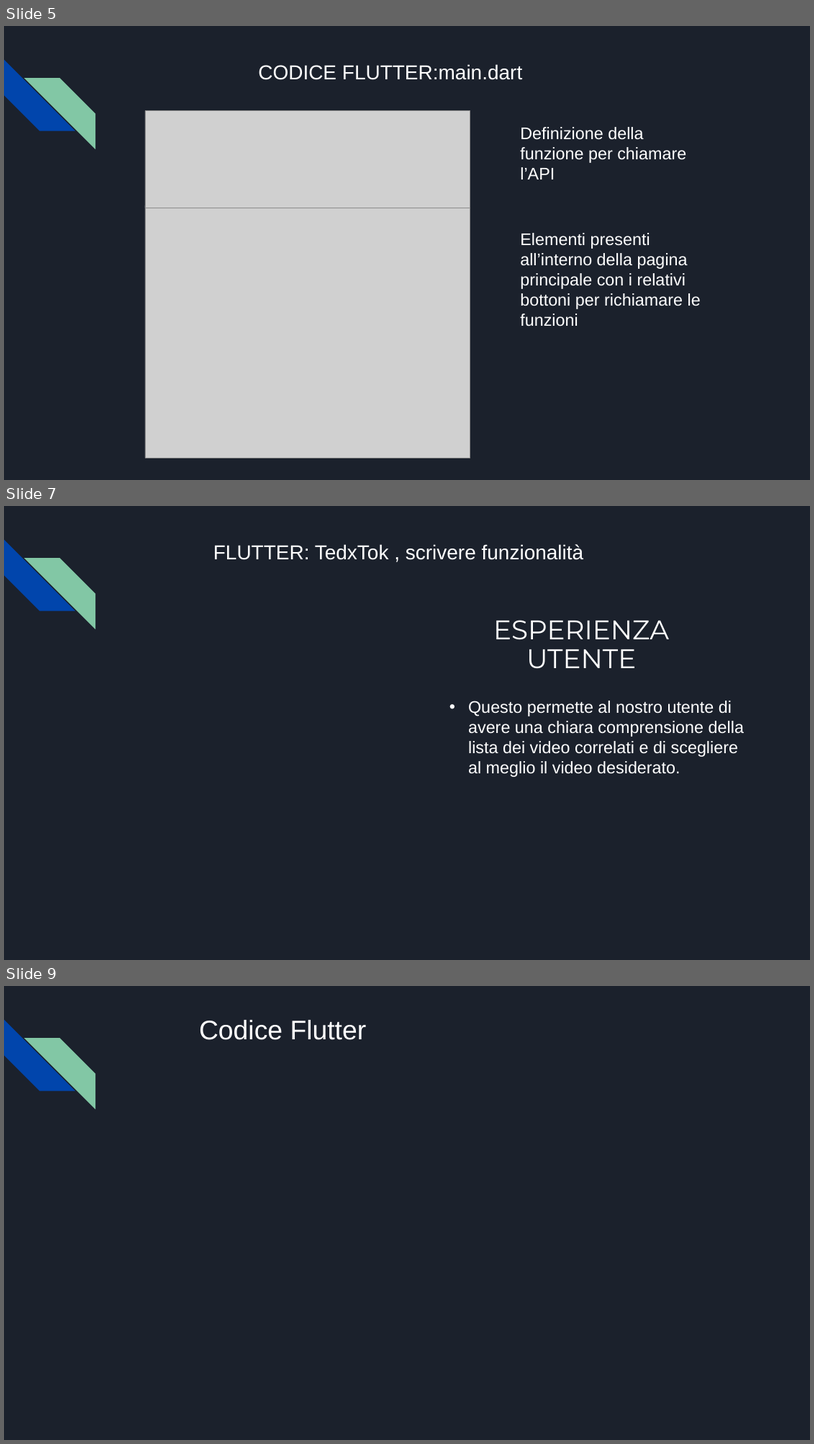
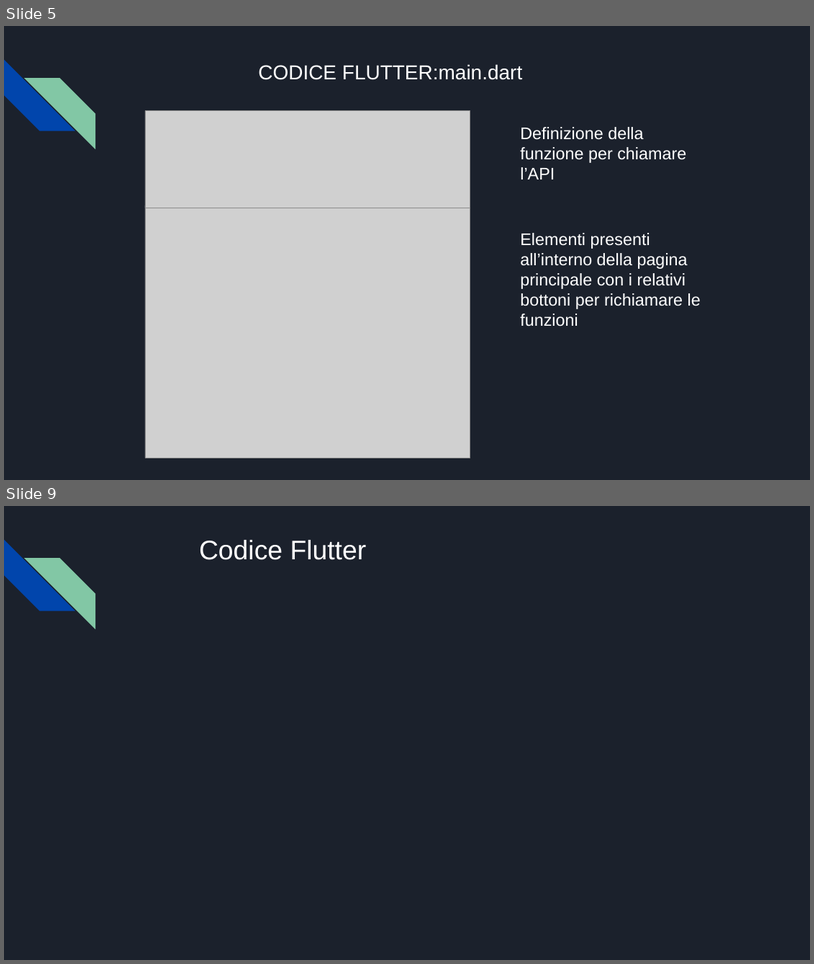
Before and after one commit to Gabriele-Mazzoleni/Progetti_Tec_Cloud_Mobile_2024, a slide deck: Parte 4/Presentazione TedxTok(parte 4).pptx. Shown one above the other, each under a label of ours: slides 5, 7 and 9 before the commit, slides 5 and 9 after it; the slides between them are not shown. The pictures are 814x1444 and 814x964 pixels, drawn with LibreOffice and Linux fonts; fonts in the diff are those of the drawing; grey boxes stand for pictures. Boxes give left, top, right and bottom in pixels: in the first picture for what was removed or moved away, otherwise in the second. Text is boxed around its words. In the diff, an @@ line names an element or a change of style, - is before the commit and + after.

```diff
--- a/Parte 4/Presentazione TedxTok(parte 4).pptx
+++ b/Parte 4/Presentazione TedxTok(parte 4).pptx
@@ slide 7 removed at box(4, 506, 810, 960), background #1B212C; not listed: 2 template elements that a slide beside it also shows @@
@@ text removed at box(214, 544, 584, 560) @@
-FLUTTER: TedxTok , scrivere funzionalità
@@ title removed at box(494, 620, 669, 669) @@
-ESPERIENZA
-UTENTE
@@ text removed at box(468, 700, 744, 777) @@
-• Questo permette al nostro utente di avere una chiara comprensione della lista dei video correlati e di scegliere al meglio il video desiderato.
```
Also in this commit, not shown: 2 slides changed, 2 slides added, 2 other files.
